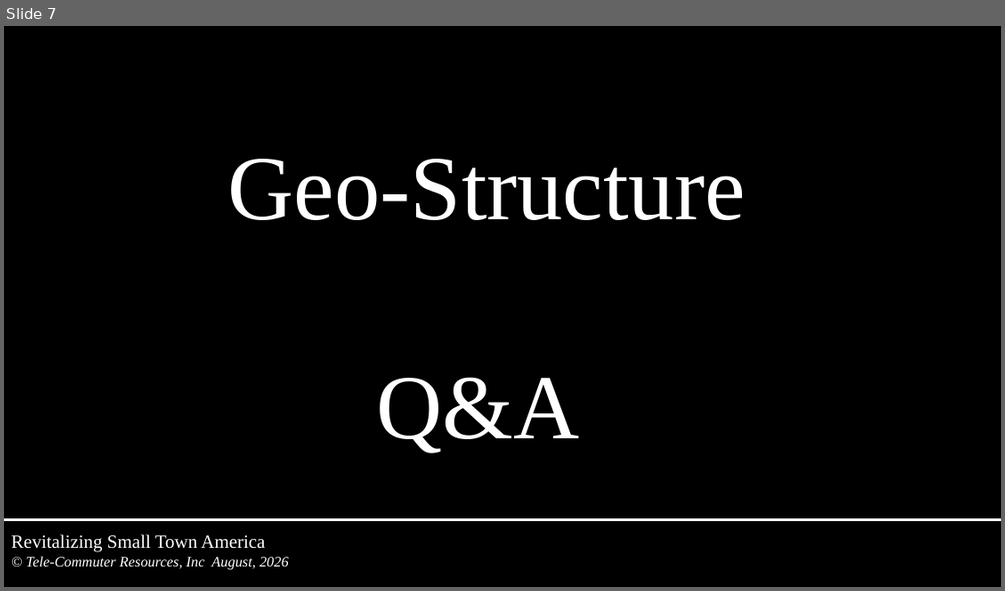
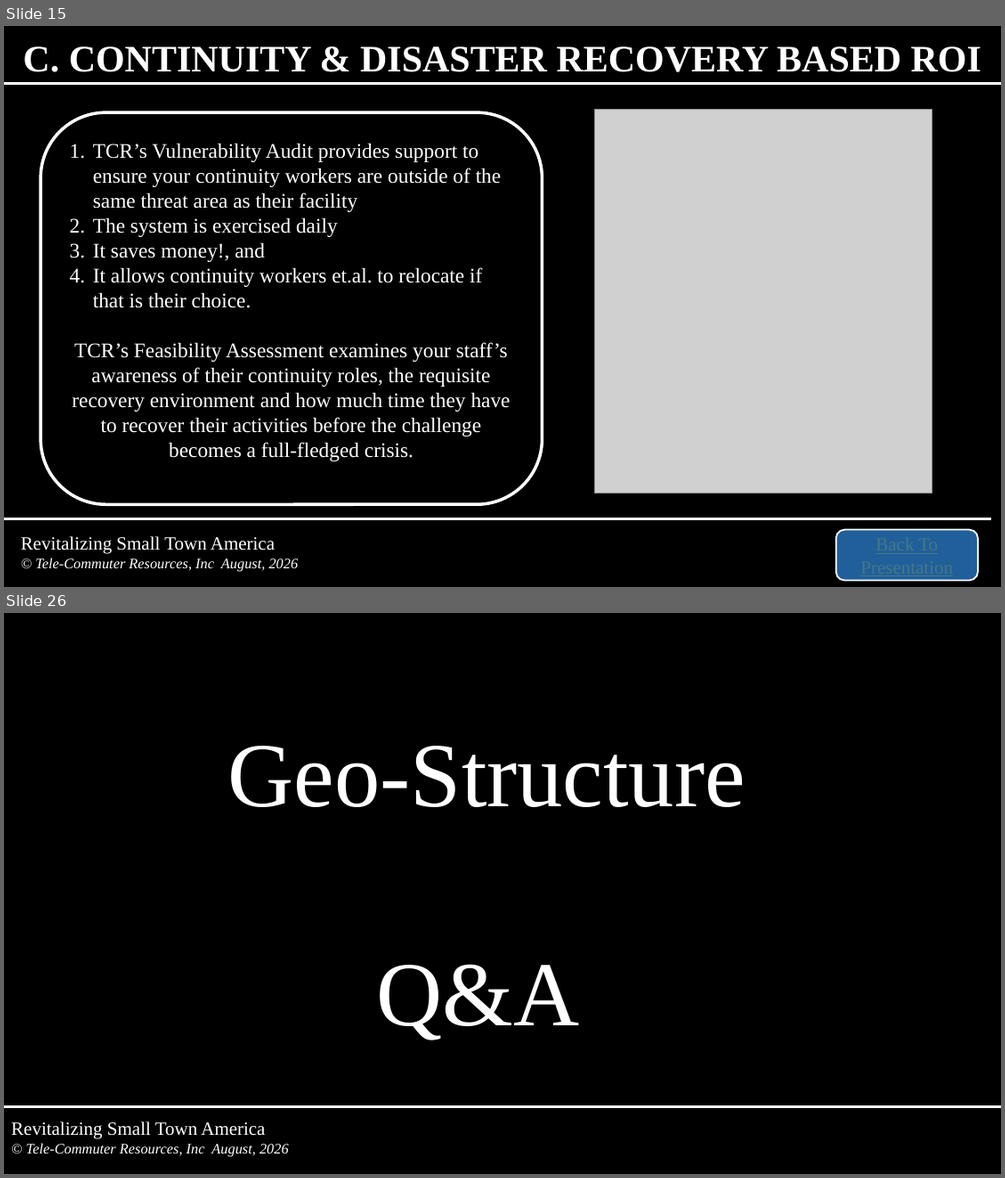
Before and after one commit to tcr-iac/iac-community-portal, a slide deck: files/Tools-Intro-for-Tom.pptx. Shown one above the other, each under a label of ours: slide 7 before the commit, slides 15 and 26 after it; the slides between them are not shown. The pictures are 1005x591 and 1005x1178 pixels, drawn with LibreOffice and Linux fonts; fonts in the diff are those of the drawing; grey boxes stand for pictures. Boxes give left, top, right and bottom in pixels: in the first picture for what was removed or moved away, otherwise in the second. Text is boxed around its words. In the diff, an @@ line names an element or a change of style, - is before the commit and + after.

```diff
--- a/files/Tools-Intro-for-Tom.pptx
+++ b/files/Tools-Intro-for-Tom.pptx
@@ slide 15 added at box(4, 26, 1001, 587), background #000000 @@
@@ text added at box(23, 46, 981, 72), 36 pt, text #FFFFFF, bold @@
+C. CONTINUITY & DISASTER RECOVERY BASED ROI
@@ line added from (4, 84) to (1001, 84), #FFFFFF 2.25 pt @@
@@ rounded rectangle added at box(40, 112, 542, 505), outline #FFFFFF 3 pt @@
@@ picture added at box(595, 109, 931, 492) @@
@@ text added at box(72, 143, 510, 461), 20 pt, text #FFFFFF @@
+1. TCR’s Vulnerability Audit provides support to ensure your continuity workers are outside of the same threat area as their facility
+2. The system is exercised daily
+3. It saves money!, and
+4. It allows continuity workers et.al. to relocate if that is their choice.
+TCR’s Feasibility Assessment examines your staff’s awareness of their continuity roles, the requisite recovery environment and how much time they have to recover their activities before the challenge becomes a full-fledged crisis.
@@ line added from (4, 519) to (991, 519), #FFFFFF 2.75 pt @@
@@ rounded rectangle added at box(836, 529, 979, 580), fill #215F9A, outline #FFFFFF 1.5 pt @@
@@ text added at box(21, 536, 299, 572), 14 pt, text #FFFFFF, italic @@
+Revitalizing Small Town America
+© Tele-Commuter Resources, Inc August, 2026
@@ what was slide 7 is now slide 26 @@
```
Also in this commit, not shown: 14 slides changed, 30 other slides added, 2 slides removed, 1 other file.
